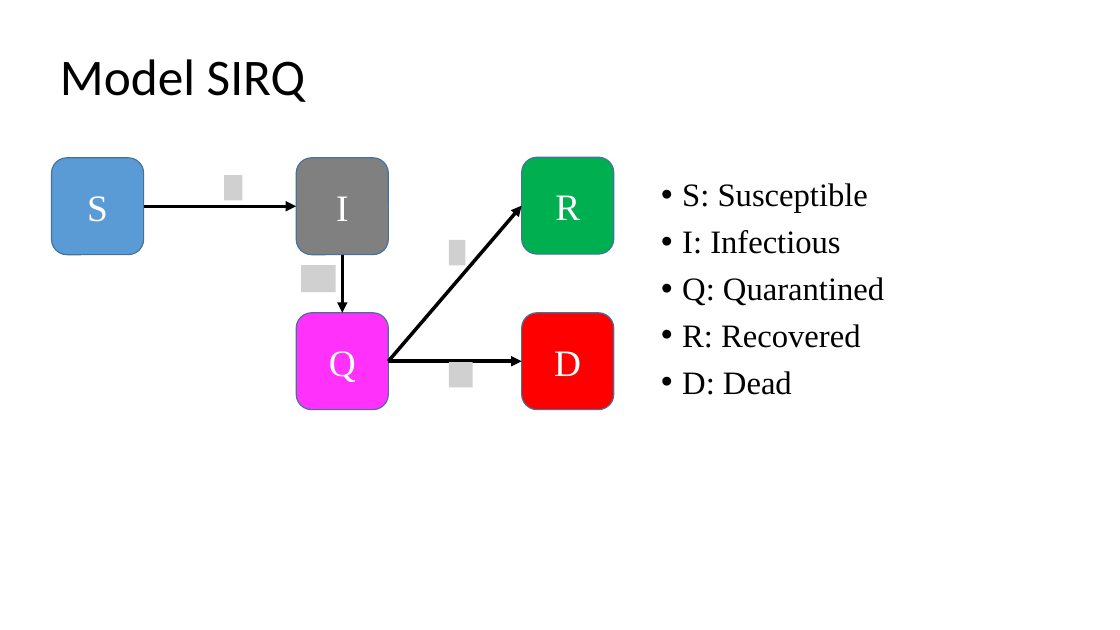
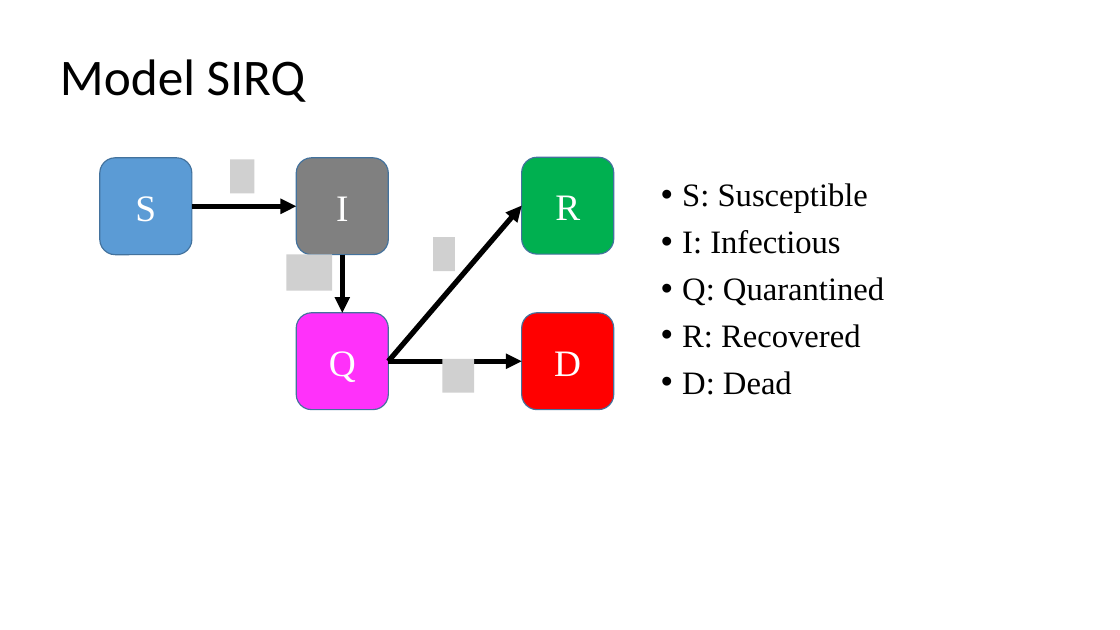
Before and after one commit to BagaskaraPutra/Indonesia-COVID19-Model-Fitting-and-Simulation, a slide deck: slide 1 of CobacobaModelIstilahBaru.pptx (slide 3 before the commit). Drawn at 1120x630 pixels with LibreOffice and Linux fonts; fonts in the diff are those of the drawing; grey boxes stand for pictures. Boxes give left, top, right and bottom in pixels: in the first picture for what was removed or moved away, otherwise in the second. Text is boxed around its words. In the diff, an @@ line names an element or a change of style, - is before the commit and + after.

```diff
--- a/CobacobaModelIstilahBaru.pptx
+++ b/CobacobaModelIstilahBaru.pptx
@@ rounded rectangle "S": place and size @@
-rounded rectangle "S" at bbox=[51, 158, 144, 255]
+rounded rectangle "S" at bbox=[100, 158, 192, 255]
@@ picture: place and size @@
-picture at bbox=[224, 175, 243, 200]
+picture at bbox=[230, 160, 255, 193]
@@ arrow moved from (144, 207) - (297, 207) to (192, 207) - (297, 207) @@
@@ arrow (192, 207) - (297, 207): stroke #000000 3 pt to #000000 4.5 pt @@
@@ arrow (388, 361) - (522, 206): stroke #000000 3 pt to #000000 4.5 pt @@
@@ picture added at bbox=[434, 237, 455, 271] @@
@@ picture: place and size @@
-picture at bbox=[302, 266, 336, 292]
+picture at bbox=[287, 255, 333, 291]
@@ arrow (342, 255) - (342, 313): stroke #000000 3 pt to #000000 4.5 pt @@
@@ picture removed at bbox=[449, 240, 465, 266] @@
@@ picture: place and size @@
-picture at bbox=[449, 362, 472, 387]
+picture at bbox=[443, 359, 475, 392]
@@ arrow (388, 361) - (522, 361): stroke #000000 3 pt to #000000 4.5 pt @@
```
Also in this commit, not shown: 3 other slides changed, 9 other files.
